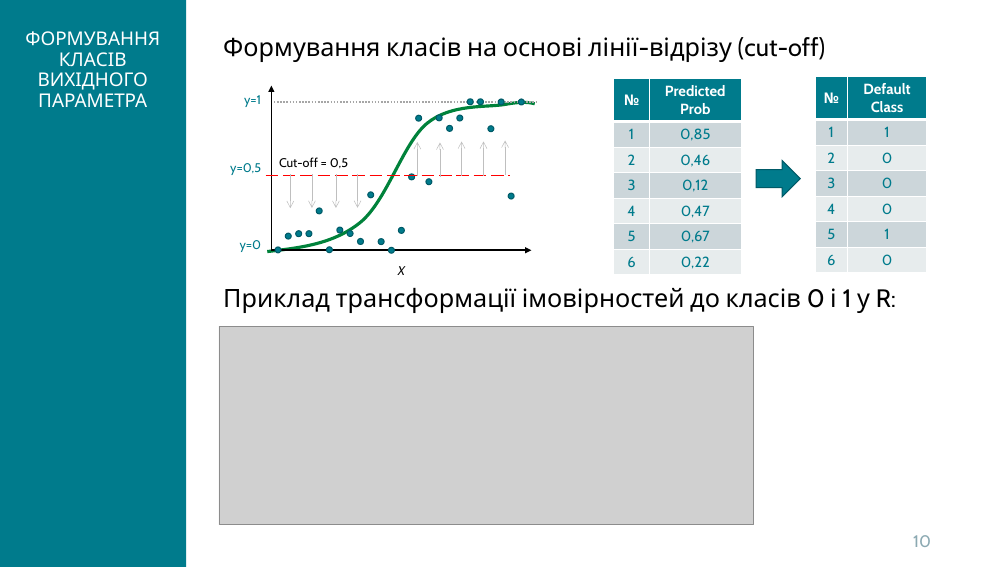
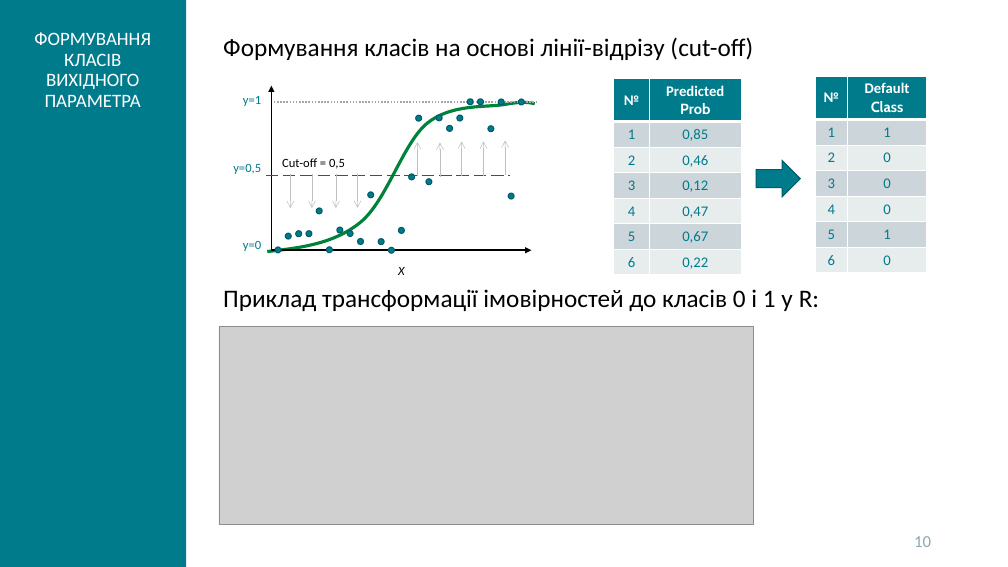
Before and after one commit to kleban/r-course-eng, a slide deck: slide 10 of pptx/052_Logistic_regression.pptx. Drawn at 1008x567 pixels with LibreOffice and Linux fonts; fonts in the diff are those of the drawing; grey boxes stand for pictures; background and template pictures are left out. Boxes give left, top, right and bottom in pixels: in the first picture for what was removed or moved away, otherwise in the second. Text is boxed around its words. In the diff, an @@ line names an element or a change of style, - is before the commit and + after.

```diff
--- a/pptx/052_Logistic_regression.pptx
+++ b/pptx/052_Logistic_regression.pptx
@@ table at (x1=614, y1=79, x2=742, y2=273) @@
@@ font Cabin to Calibri @@
@@ table at (x1=815, y1=76, x2=926, y2=273) @@
@@ font Cabin to Calibri in "№", "Default", "1", "1" and 10 more places @@
@@ font Cabin to Calibri in 8 elements at (x1=914, y1=536, x2=931, y2=547), (x1=223, y1=37, x2=753, y2=60), (x1=34, y1=32, x2=151, y2=107), (x1=223, y1=289, x2=819, y2=311), (x1=282, y1=158, x2=345, y2=169), (x1=243, y1=96, x2=261, y2=106), (x1=243, y1=241, x2=261, y2=251), (x1=233, y1=164, x2=261, y2=174) @@
```
Also in this commit, not shown: 19 other slides changed, 3 other files.
